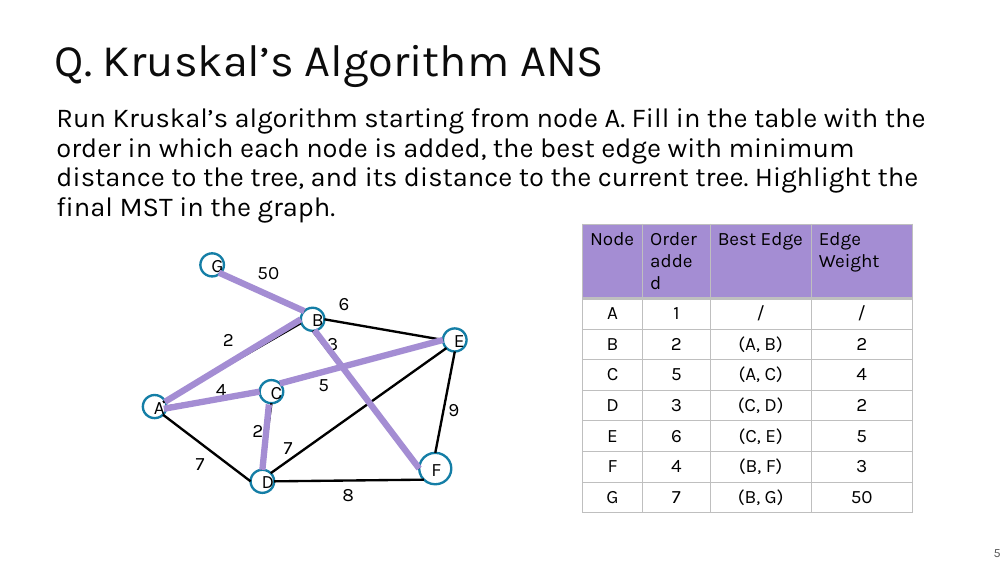
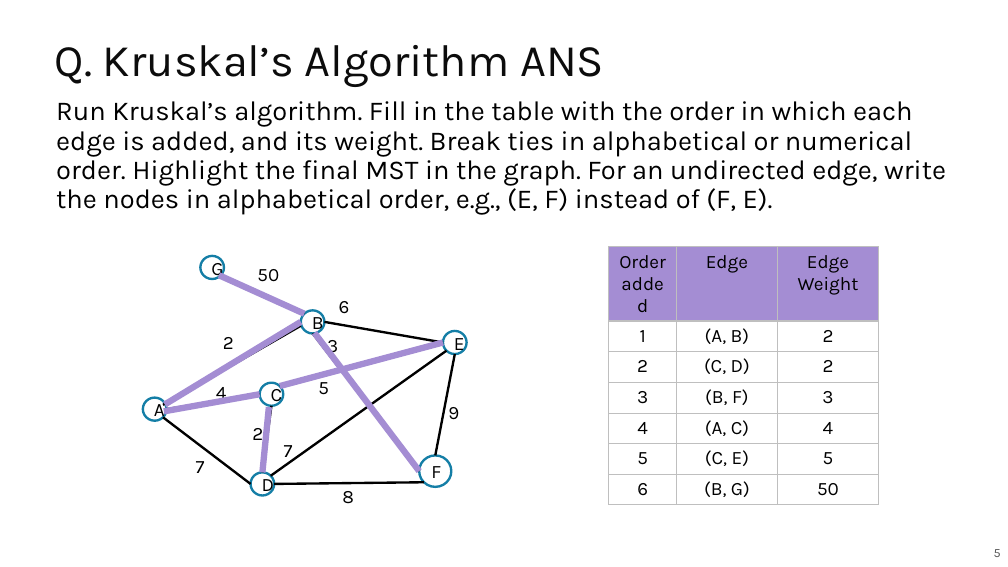
Before and after one commit to guhofstra/CSC111Fa25, a slide deck: slide 5 of PPTs/Lecture 14 Exercises ANS.pptx. Drawn at 1008x567 pixels with LibreOffice and Linux fonts; fonts in the diff are those of the drawing. Boxes give left, top, right and bottom in pixels: in the first picture for what was removed or moved away, otherwise in the second. Text is boxed around its words. In the diff, an @@ line names an element or a change of style, - is before the commit and + after.

```diff
--- a/PPTs/Lecture 14 Exercises ANS.pptx
+++ b/PPTs/Lecture 14 Exercises ANS.pptx
@@ text at [56, 101, 946, 215]: text changed @@
-Run Kruskal’s algorithm starting from node A. Fill in the table with the order in which each node is added, the best edge with minimum distance to the tree, and its distance to the current tree. Highlight the final MST in the graph.
+Run Kruskal’s algorithm. Fill in the table with the order in which each edge is added, and its weight. Break ties in alphabetical or numerical order. Highlight the final MST in the graph. For an undirected edge, write the nodes in alphabetical order, e.g., (E, F) instead of (F, E).
@@ table at [609, 247, 879, 501] @@
-Node | Order added | Best Edge | Edge Weight
-A | 1 | / | /
-B | 2 | (A, B) | 2
-C | 5 | (A, C) | 4
-D | 3 | (C, D) | 2
-E | 6 | (C, E) | 5
-F | 4 | (B, F) | 3
-G | 7 | (B, G) | 50
+Order added | Edge | Edge Weight
+1 | (A, B) | 2
+2 | (C, D) | 2
+3 | (B, F) | 3
+4 | (A, C) | 4
+5 | (C, E) | 5
+6 | (B, G) | 50
@@ table: place and size @@
-table at [582, 225, 913, 509]
+table at [609, 247, 879, 501]
@@ 7 lines: place and size @@
-7 lines at [165, 273, 447, 473]
+7 lines at [165, 276, 447, 476]
@@ line moved from (301, 324) - (163, 402) to (301, 326) - (163, 405) @@
@@ line moved from (262, 470) - (269, 405) to (262, 473) - (269, 407) @@
```
Also in this commit, not shown: 3 other slides changed, 5 other files.
